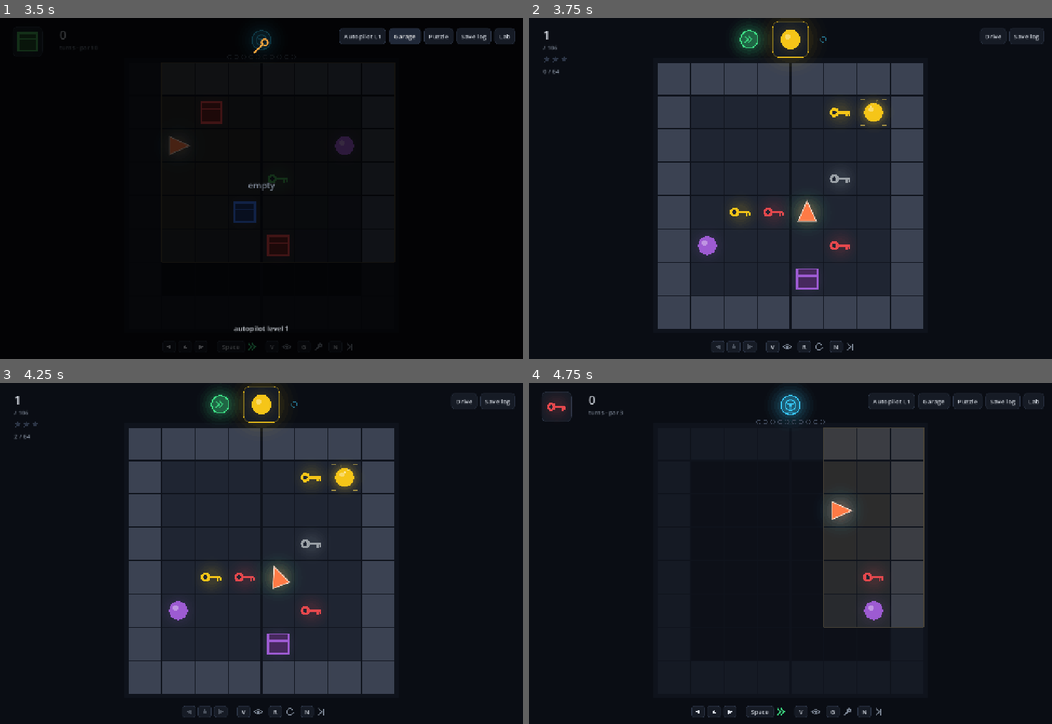
Above: before the commit, frames 1-4 (two rows, left to right).
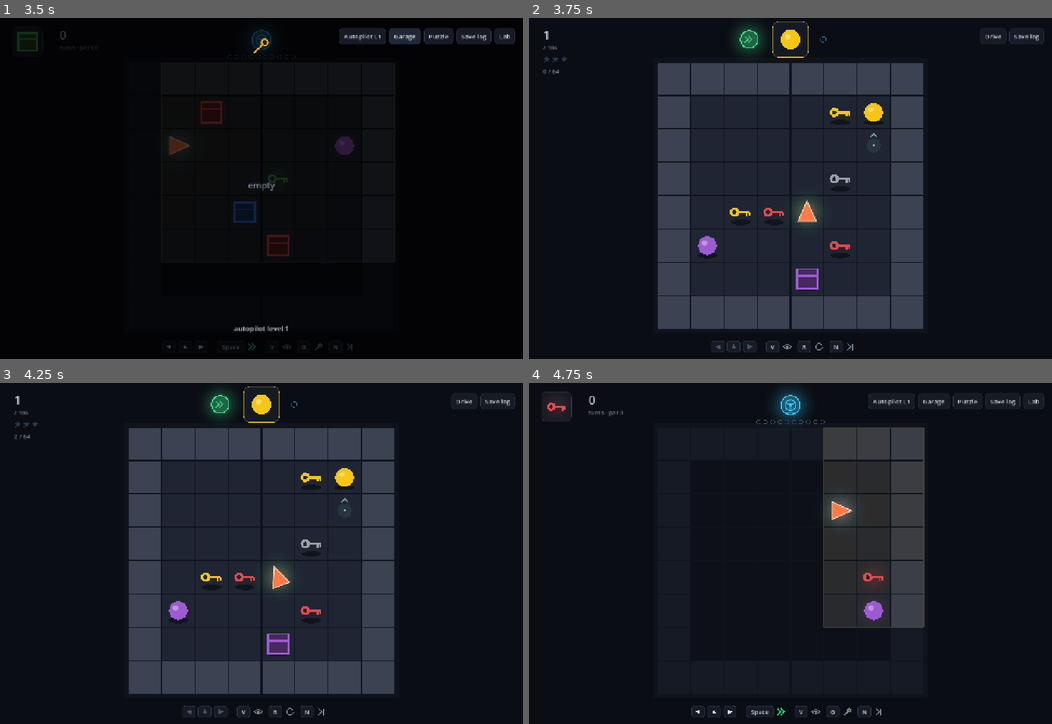
Above: after the commit, the same moments.

Repository: kakasolg/babyai-laya-probe
Game: Godot game, scene res://main.tscn
Two runs of this game, one before a commit and one after it. Both use one fixed random seed, a clock stepped at 60 frames per second and the inputs below.
Inputs:
- Up to frame 1 (3.5 s): click "Autopilot L1" at 0.5 s; click "Autopilot L2" at 1.25 s; click "Autopilot L3" at 2 s; click "Garage" at 2.75 s
- Up to frame 2 (3.75 s): click "Puzzle" at 3.5 s
- Up to frame 3 (4.25 s): no input
- Up to frame 4 (4.75 s): click "Drive" at 4.25 s

Frame 1 is identical in both runs. In frame 2, 0.7% of the frame differs, in the area x 32-69%, y 0-81%; in frame 3, 0.7%; in frame 4, nothing differs.

Commit message:
drive puzzle: mark where to stand for the goal, not the goal itself
The goal halo, brackets and sparks are gone. Each free cell next to a
target gets a dot and a chevron pointing at it (one guide colour, brighter
under the car). Board objects lose their glow and get a contact shadow.
On success a short line runs from the car to the target and a check mark
sits on the target's corner. The top goal card no longer flickers.

Co-Authored-By: Claude Opus 5.5 <noreply@anthropic.com>
Host: Moka-Windows-Dev

Diff:
--- a/godot/drive/puzzle_game.gd
+++ b/godot/drive/puzzle_game.gd
@@ -33,7 +33,6 @@
 var lit_t := 0.0
 var lit_share := [0.0, 0.0, 0.0]
 var move_rects := {}         # action -> Rect2 of its marker while stopped
-var halo_tex: GradientTexture2D   # white radial falloff, tinted per draw (made once)
 var saving := true           # off for checks and screenshots
 
 
@@ -283,53 +282,73 @@
 		_draw_moves()
 
 
-## The goal, read like a bonfire in a dark level (Perplexity notes, 11-15): what matters most is a steady shape and a
-## soft pool of light; flicker and sparks are small extras. Per matching object, in this order:
-##   static corner brackets on its cell → a soft ground halo (78 px) → a small hot glow (32 px) → the object again,
-##   crisp on top → three tiny looping sparks that stay inside the cell. Brightness moves only about ±6 %.
+## Where to stand for the goal (Perplexity notes, 11-15): the winning move is "be on a free cell next to the target,
+## facing it", so the hint goes on those cells, not on the target. Each free neighbour gets a dot and a chevron
+## pointing at the target, all in one guide colour; the one the car is on is brighter. Nothing pulses.
+const GUIDE := Color("#9be5ec")
+
+
 func _draw_goal() -> void:
-	if halo_tex == null:
-		var g := Gradient.new()
-		g.offsets = PackedFloat32Array([0.0, 0.35, 0.7, 1.0])
-		g.colors = PackedColorArray([Color(1, 1, 1, 1), Color(1, 1, 1, 0.6), Color(1, 1, 1, 0.12), Color(1, 1, 1, 0)])
-		halo_tex = GradientTexture2D.new()
-		halo_tex.width = 128
-		halo_tex.height = 128
-		halo_tex.gradient = g
-		halo_tex.fill = GradientTexture2D.FILL_RADIAL
-		halo_tex.fill_from = Vector2(0.5, 0.5)
-		halo_tex.fill_to = Vector2(1.0, 0.5)
-	var col: Color = COLORS.get(room["target"]["color"], Color.WHITE)
-	var b := _flicker()
-	var kind: String = room["target"]["type"]
+	if phase == "result":
+		if result == "success":
+			_draw_arrival()
+		return
 	for t in room["target"]["positions"]:
-		var cell := Vector2(int(t[0]), int(t[1]))
-		var c := _px(cell)
-		var r := Rect2(BOARD + cell * CELL, Vector2(CELL, CELL)).grow(-9)
-		var bc := Color(col.lightened(0.25), 0.6)
-		for k in 4:
-			var corner := r.position + Vector2(r.size.x * (k % 2), r.size.y * (k / 2))
-			var sx := 1.0 if k % 2 == 0 else -1.0
-			var sy := 1.0 if k / 2 == 0 else -1.0
-			draw_line(corner, corner + Vector2(11 * sx, 0), bc, 2.0)
-			draw_line(corner, corner + Vector2(0, 11 * sy), bc, 2.0)
-		draw_texture_rect(halo_tex, Rect2(c - Vector2(39, 39), Vector2(78, 78)), false,
-			Color(col.lightened(0.15), 0.5 * (1.0 + (b - 1.0) * 0.5)))
-		draw_texture_rect(halo_tex, Rect2(c - Vector2(16, 16), Vector2(32, 32)), false, Color(col.lightened(0.45), 0.4 * b))
-		_draw_object(kind, col, c, CELL)
-		for i in 3:
-			var life := 0.78 + 0.07 * i
-			var u := fposmod(clock / life + i / 3.0, 1.0)
-			var p := c + Vector2(-8.0 + 8.0 * i + 2.0 * sin(u * TAU + i * 2.1), -10.0 - 22.0 * u)
-			var a := smoothstep(0.0, 0.12, u) * (1.0 - smoothstep(0.6, 1.0, u))
-			var sc := Color("#fff1c2").lerp(col.lightened(0.2), u)
-			sc.a = 0.85 * a
-			draw_circle(p, 2.2, sc)
-
-
-## Brightness multiplier, about ±6 %, two slow waves so it never looks like a metronome.
-func _flicker() -> float:
-	return 1.0 + 0.04 * sin(TAU * 0.62 * clock) + 0.02 * sin(TAU * 1.71 * clock + 1.3)
+		var tc := Vector2i(int(t[0]), int(t[1]))
+		for h in 4:
+			var d: Vector2i = DIR_VEC[h]
+			var ac: Vector2i = tc - d
+			if not Rooms.is_free(room, ac.x, ac.y):
+				continue
+			var p := _px(Vector2(ac))
+			var on := ac == pos
+			var a := 0.95 if on else 0.7
+			var dv := Vector2(d)
+			var side := Vector2(-dv.y, dv.x)
+			draw_circle(p, 18.0, Color(GUIDE, 0.16 if on else 0.08))
+			draw_circle(p, 3.0, Color(GUIDE, a))
+			var tip := p + dv * 30.0
+			draw_polyline(PackedVector2Array([tip - dv * 8.0 + side * 8.0, tip, tip - dv * 8.0 - side * 8.0]),
+				Color(GUIDE, a), 3.0, true)
+
+
+## Arrival: a short line from the car to the target, then a check mark on the target's top-right corner.
+func _draw_arrival() -> void:
+	var m := _px(Vector2(pos))
+	var f := _px(Vector2(pos + DIR_VEC[dir]))
+	var la := clampf(1.0 - lit_t / 1.2, 0.0, 1.0)
+	if la > 0.0:
+		draw_line(m, m.lerp(f, clampf(lit_t / 0.25, 0.0, 1.0)), Color(GUIDE, 0.9 * la), 4.0, true)
+	var ca := clampf(lit_t / 0.3, 0.0, 1.0)
+	var c := f + Vector2(CELL * 0.34, -CELL * 0.34)
+	draw_circle(c, 12.0, Color(C_AUTO, 0.9 * ca))
+	draw_polyline(PackedVector2Array([c + Vector2(-6, 0), c + Vector2(-2, 4), c + Vector2(6, -4)]),
+		Color("#0a0d14", ca), 3.0, true)
+
+
+## Board objects without the base glow (only the goal guide speaks), with a small contact shadow so they sit on the floor.
+func _draw_object(kind: String, col: Color, m: Vector2, cell: float) -> void:
+	if cell == CELL:
+		var sh := PackedVector2Array()
+		for i in 20:
+			var u := TAU * i / 20.0
+			sh.append(m + Vector2(cos(u) * cell * 0.3, cell * 0.3 + sin(u) * cell * 0.08))
+		draw_colored_polygon(sh, Color(0, 0, 0, 0.45))
+	match kind:
+		"ball":
+			draw_circle(m, cell * 0.28, col)
+			draw_circle(m + Vector2(-cell * 0.08, -cell * 0.08), cell * 0.08, Color(1, 1, 1, 0.35))
+		"box":
+			var r := Rect2(m - Vector2(cell * 0.3, cell * 0.3), Vector2(cell * 0.6, cell * 0.6))
+			draw_rect(r, col.darkened(0.55))
+			draw_rect(r, col, false, maxf(2.0, cell * 0.06))
+			draw_line(r.position + Vector2(0, r.size.y * 0.35), r.position + Vector2(r.size.x, r.size.y * 0.35), col, maxf(1.5, cell * 0.04))
+		"key":
+			draw_circle(m + Vector2(-cell * 0.18, 0), cell * 0.14, col)
+			draw_circle(m + Vector2(-cell * 0.18, 0), cell * 0.06, Color("#1f2532"))
+			draw_rect(Rect2(m + Vector2(-cell * 0.05, -cell * 0.04), Vector2(cell * 0.33, cell * 0.08)), col)
+			draw_rect(Rect2(m + Vector2(cell * 0.16, 0), Vector2(cell * 0.05, cell * 0.13)), col)
+			draw_rect(Rect2(m + Vector2(cell * 0.24, 0), Vector2(cell * 0.05, cell * 0.1)), col)
 
 
 ## Bit h of lit[level][(y-1)*6 + (x-1)]: from (x, y) facing h that level's autopilot gets there alone.
@@ -384,12 +403,10 @@
 
 func _draw_hud() -> void:
 	var font := get_theme_default_font()
-	# the goal, top centre: the first thing the eye meets, breathing in its own colour like the objects on the board
+	# the goal, top centre: the first thing the eye meets, framed in its own colour
 	var gcol: Color = COLORS.get(room["target"]["color"], Color.WHITE)
-	var fl := _flicker()
 	var card := Rect2(W / 2.0 - 46, 8, 92, 92)
-	_glow(card.get_center(), 34, gcol, 0.9 * fl)
-	_round(card, Color("#141a25"), Color(gcol, 0.75 * fl), 16)
+	_round(card, Color("#141a25"), Color(gcol, 0.75), 16)
 	_draw_object(room["target"]["type"], gcol, card.get_center(), 88)
 	var n: int = room["target"]["positions"].size()
 	if n > 1:
